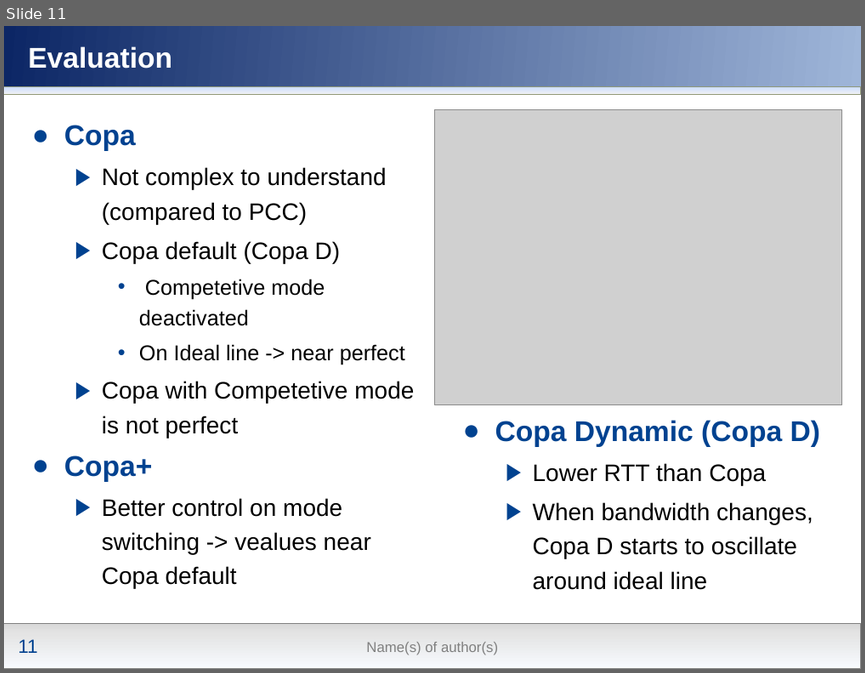
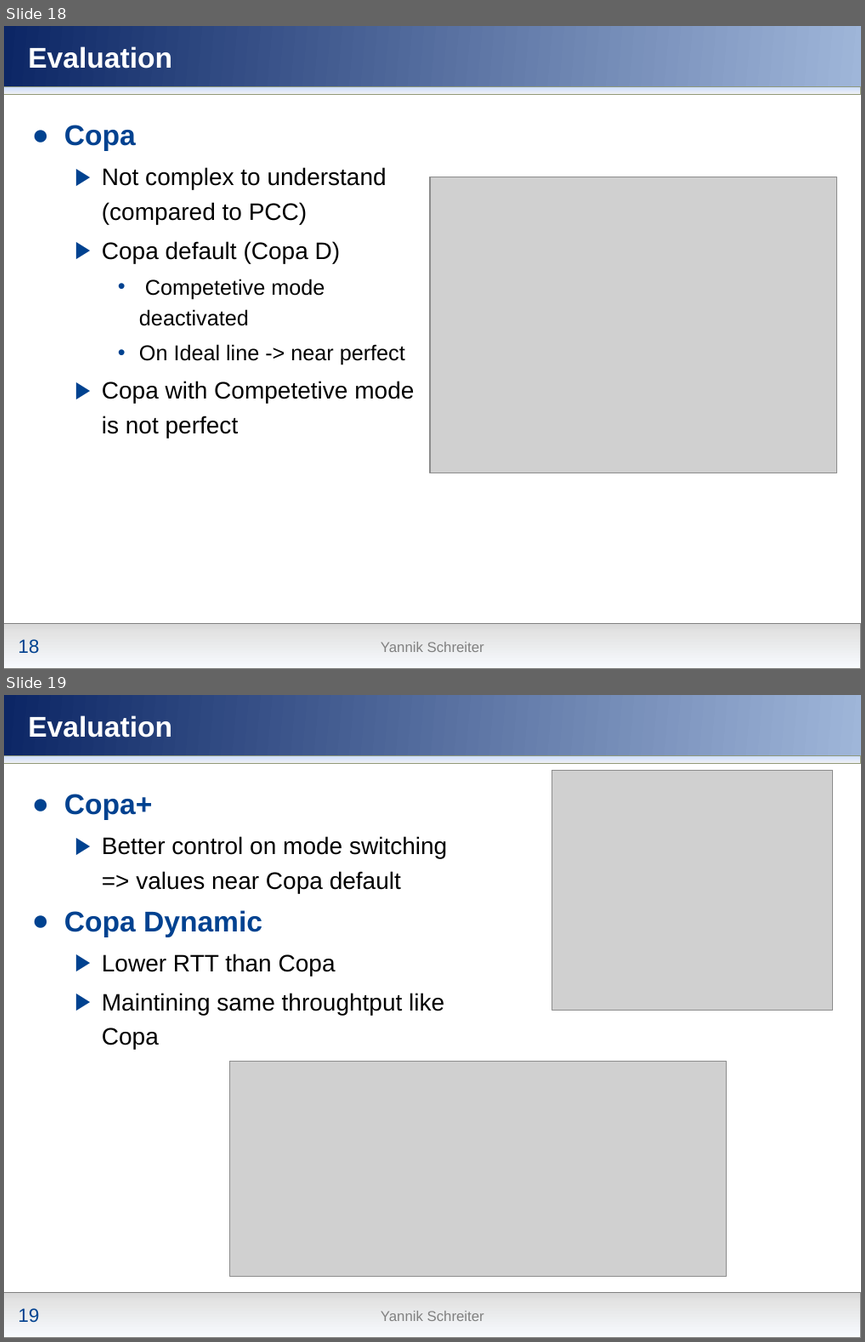
Before and after one commit to nochlachstdu/Seminararbeit, a slide deck: Modern_Congestion_Control.pptx. Shown one above the other, each under a label of ours: slide 11 before the commit, slides 18 and 19 after it. The pictures are 865x673 and 865x1342 pixels, drawn with LibreOffice and Linux fonts; fonts in the diff are those of the drawing; grey boxes stand for pictures; background and template pictures are left out. Boxes give left, top, right and bottom in pixels: in the first picture for what was removed or moved away, otherwise in the second. Text is boxed around its words. In the diff, an @@ line names an element or a change of style, - is before the commit and + after.

```diff
--- a/Modern_Congestion_Control.pptx
+++ b/Modern_Congestion_Control.pptx
@@ slide 19 added at (4,695,861,1338), background gradient #00418F to #5677C1; not listed: 6 template elements that a slide beside it also shows @@
@@ title added at (28,715,172,737), 24 pt, text #FFFFFF, bold @@
+Evaluation
@@ picture added at (551,771,832,1009) @@
@@ text added at (64,794,447,1049), 20 pt, text #000000 @@
+● Copa+
+  ▶ Better control on mode switching => values near Copa default
+● Copa Dynamic
+  ▶ Lower RTT than Copa
+  ▶ Maintining same throughtput like Copa
@@ picture added at (230,1061,726,1276) @@
@@ what was slide 11 is now slide 18 @@
@@ slide 18 changed as well @@
@@ picture: place and size @@
-picture at (435,109,842,405)
+picture at (430,177,837,473)
@@ text removed at (495,420,820,590) @@
-● Copa Dynamic (Copa D)
-  ▶ Lower RTT than Copa
-  ▶ When bandwidth changes, Copa D starts to oscillate around ideal line
@@ text at (64,455,371,589): paragraphs removed @@
-● Copa+
-  ▶ Better control on mode switching -> vealues near Copa default
@@ page number at (18,639,40,653): text changed @@
-11
+18
@@ text at (381,641,484,652): text changed @@
-Name(s) of author(s)
+Yannik Schreiter
```
Also in this commit, not shown: 15 other slides changed, 10 other slides added.
